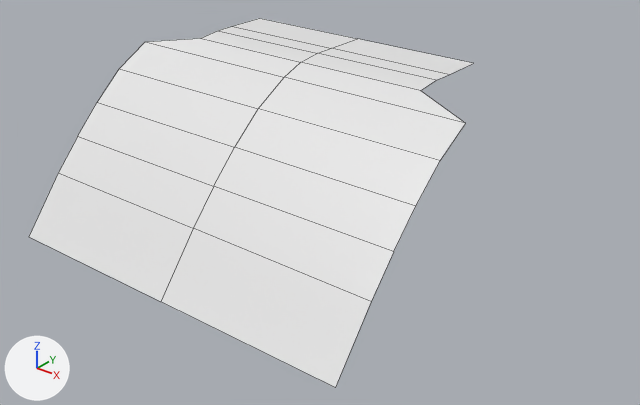
The FBX model Assets/_App/Escape Mountain/AppResources/StartingSlope.fbx, before and after one commit.
Rendered twice from a 50 mm camera at (39.0, -45.3, 20.4) aimed at (-1.2, 5.0, -10.8). Every picture has the same lights, and +X, +Y and +Z are marked at lower left. The older version comes first. Mesh edges are drawn as thin lines.

The first picture shows 'Start Slope'.
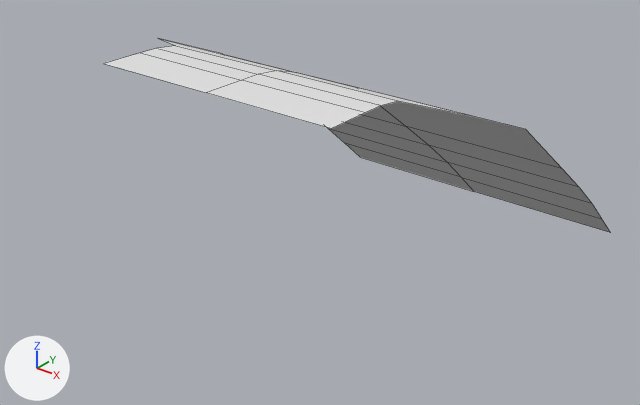
Commit message: Smoothed out ramp.

The change in detail:
me_cylinder_003 is used by ob_start_slope; location (0.0, 0.0, 0.0); rotation (1.571, 0.0, 0.0), in degrees (90, 0, 0); scale (0.01, 0.01, 0.01).
me_cylinder_003 had 30 vertices, 18 faces and spanned x -1441.0..1441.0, y -1069.0..222.0, z -804.0..1318.0.
me_cylinder_003 now has 33 vertices, 20 faces and spans x -1441.0..1441.0, y -1808.0..222.0, z -804.0..2862.0.
Part 1, on me_cylinder_003:
12 vertices are removed from x -1441.0..1441.0, y -1069.0..-222.0, z 570.0..1318.0.
8 faces are deleted.
3 vertices in x -1441.0..1441.0, y -17.0, z 328.0 move by (0.0, -138.0, 462.0).
3 vertices in x -1441.0..1441.0, y 135.0, z 50.0 move by (0.0, 0.0, 32.0).
15 vertices are added at x -1441.0..1441.0, y -1808.0..-699.0, z 1523.0..2862.0.
10 new faces join them.
Object 'Start Slope' (ob_start_slope) turns from (90, 0, 0) to (90, 0, -180) degrees about x, y and z.

Boxes (x1, y1, x2, y2) around the edits, measured in the pictures (640 x 405 px; the box of a moved part takes in the faces that stretch with it):
'Start Slope', reshaped, turned: before (29, 18, 473, 388); after (104, 39, 611, 233)
part 1 of me_cylinder_003, moved or reshaped: before (29, 69, 440, 388); after (327, 101, 611, 233)
